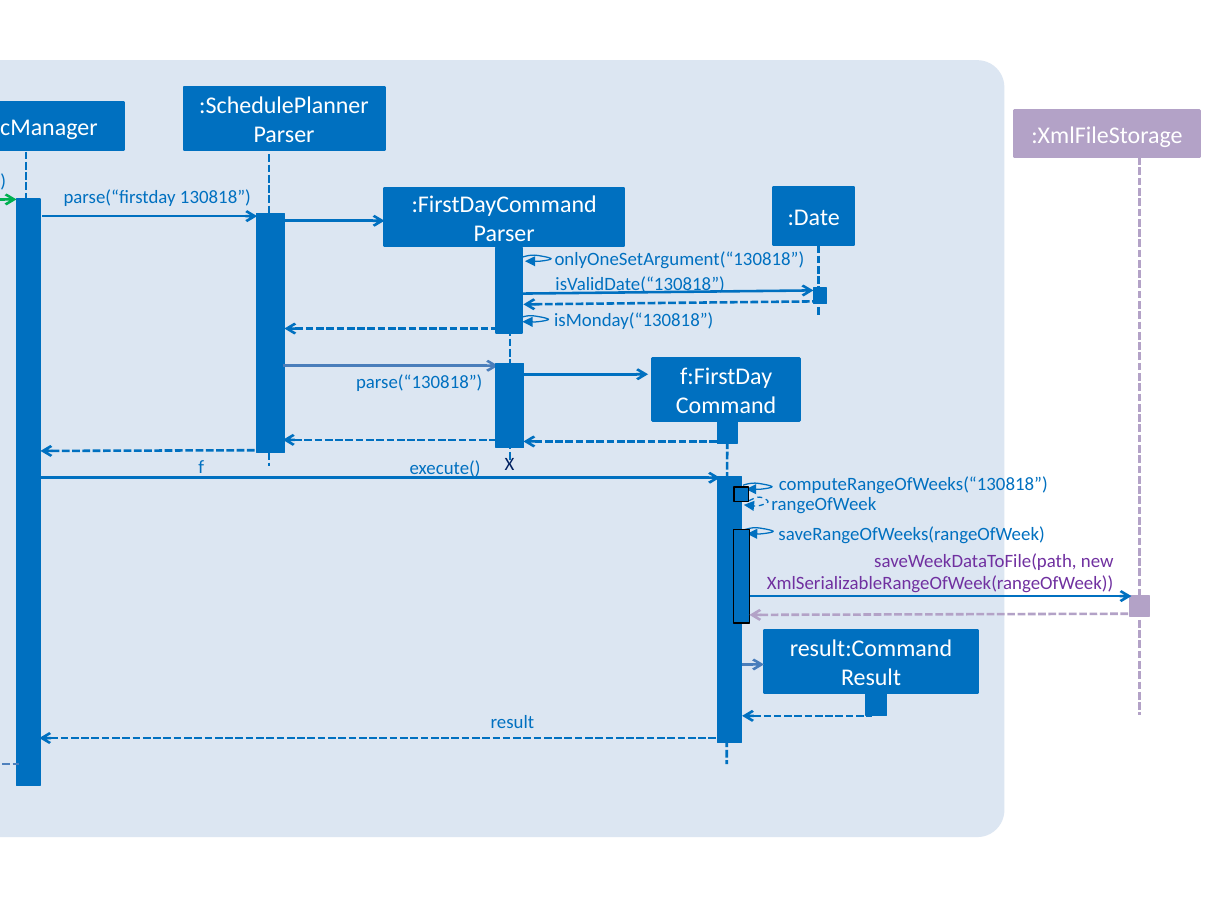
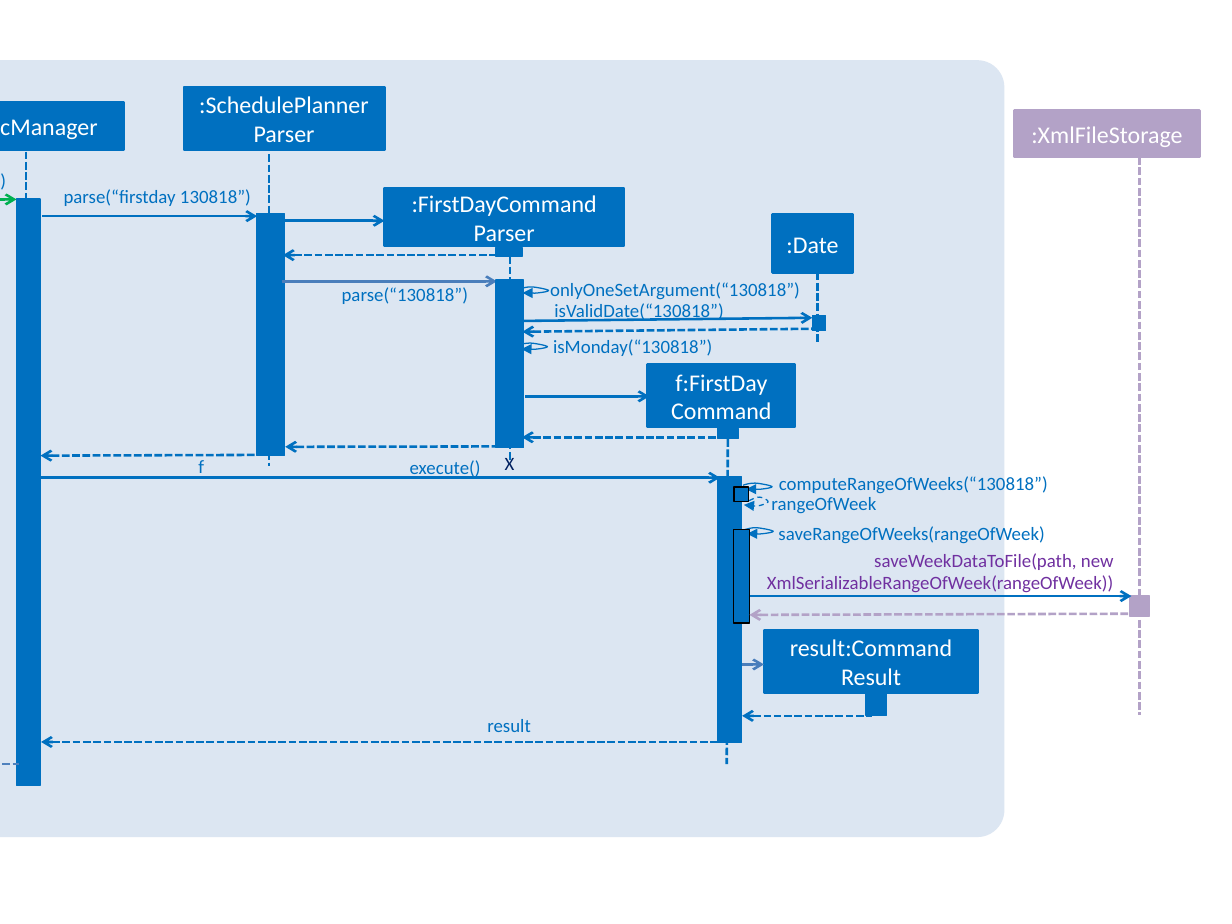
Before and after one commit to nus-cs2103-AY1819S1/addressbook-level4, a slide deck: slide 1 of docs/diagrams/FirstDaySequenceDiagram.pptx. Drawn at 1232x924 pixels with LibreOffice and Linux fonts; fonts in the diff are those of the drawing. Boxes give left, top, right and bottom in pixels: in the first picture for what was removed or moved away, otherwise in the second. Text is boxed around its words. In the diff, an @@ line names an element or a change of style, - is before the commit and + after.

```diff
--- a/docs/diagrams/FirstDaySequenceDiagram.pptx
+++ b/docs/diagrams/FirstDaySequenceDiagram.pptx
@@ rectangle: place and size @@
-rectangle at (256,214,283,452)
+rectangle at (256,214,283,456)
@@ arrow moved from (285, 329) - (500, 329) to (283, 255) - (499, 255) @@
@@ rectangle: place and size @@
-rectangle at (496,248,522,334)
+rectangle at (496,248,522,256)
@@ arrow moved from (283, 366) - (498, 366) to (282, 281) - (496, 281) @@
@@ text "parse(“130818”)": place and size @@
-text "parse(“130818”)" at (356,374,482,391)
+text "parse(“130818”)" at (342,287,468,304)
@@ rectangle: place and size @@
-rectangle at (496,363,525,447)
+rectangle at (496,280,525,447)
@@ 2 texts, 1 freeform shape: place and size @@
-2 texts, 1 freeform shape at (522,255,724,329)
+2 texts, 1 freeform shape at (520,287,723,356)
@@ text "onlyOneSetArgument(“130818”)": place and size @@
-text "onlyOneSetArgument(“130818”)" at (555,251,805,269)
+text "onlyOneSetArgument(“130818”)" at (550,282,800,300)
@@ 2 rectangles, 2 arrows, 1 line, 1 freeform shape: place and size @@
-2 rectangles, 2 arrows, 1 line, 1 freeform shape at (516,187,854,322)
+2 rectangles, 2 arrows, 1 line, 1 freeform shape at (515,214,853,349)
@@ rectangle "f:FirstDay Command": place and size @@
-rectangle "f:FirstDay Command" at (653,359,801,420)
+rectangle "f:FirstDay Command" at (648,365,796,426)
@@ arrow moved from (524, 375) - (648, 375) to (525, 397) - (649, 397) @@
@@ arrow moved from (283, 440) - (508, 440) to (286, 447) - (514, 446) @@
@@ arrow moved from (524, 441) - (724, 441) to (522, 437) - (723, 437) @@
@@ rectangle: place and size @@
-rectangle at (717,421,737,445)
+rectangle at (717,429,738,439)
@@ line moved from (727, 421) - (727, 764) to (728, 429) - (727, 764) @@
@@ arrow moved from (41, 451) - (255, 450) to (41, 456) - (256, 455) @@
@@ text "result": place and size @@
-text "result" at (491,715,535,728)
+text "result" at (487,719,531,732)
@@ arrow moved from (39, 738) - (719, 738) to (41, 742) - (722, 742) @@
```
Also in this commit, not shown: 1 other file.
